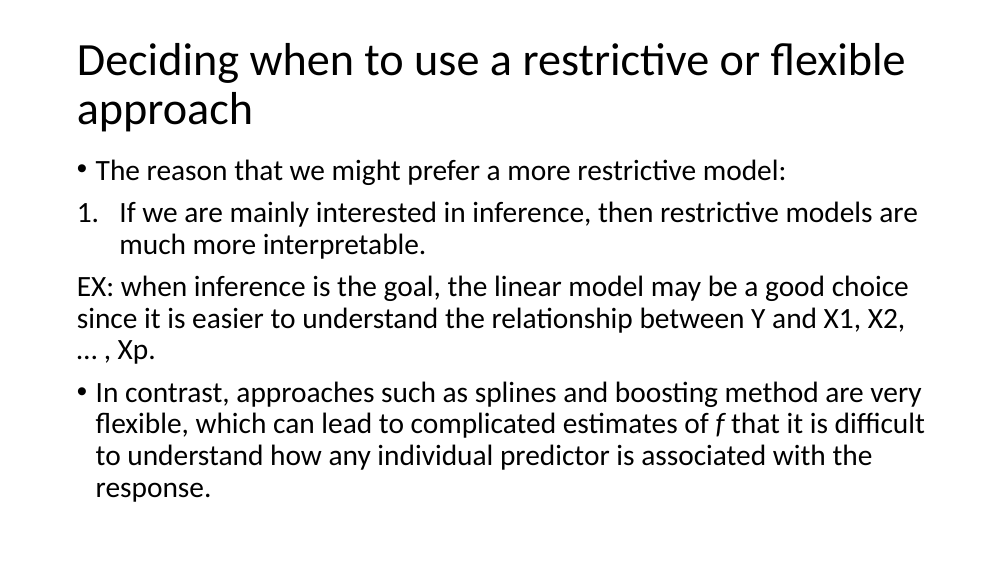
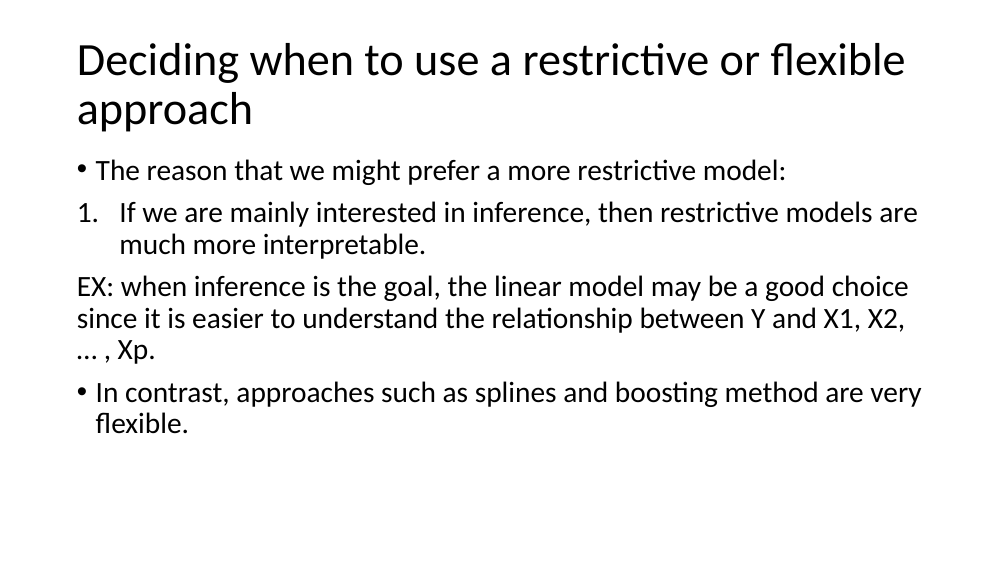
Before and after one commit to TseChapman/PresentationMaterials, a slide deck: slide 21 of Presentation Materials/Chapter 2/Chapter 2 Presentation.pptx. Drawn at 1008x567 pixels with LibreOffice and Linux fonts; fonts in the diff are those of the drawing. Boxes give left, top, right and bottom in pixels: in the first picture for what was removed or moved away, otherwise in the second. Text is boxed around its words. In the diff, an @@ line names an element or a change of style, - is before the commit and + after.

```diff
--- a/Presentation Materials/Chapter 2/Chapter 2 Presentation.pptx
+++ b/Presentation Materials/Chapter 2/Chapter 2 Presentation.pptx
@@ text at <box>96,381,921,434</box>: text changed @@
-• In contrast, approaches such as splines and boosting method are very flexible, which can lead to complicated estimates of f that it is difficult to understand how any individual predictor is associated with the response.
+• In contrast, approaches such as splines and boosting method are very flexible.
```
Also in this commit, not shown: 6 other slides changed.
